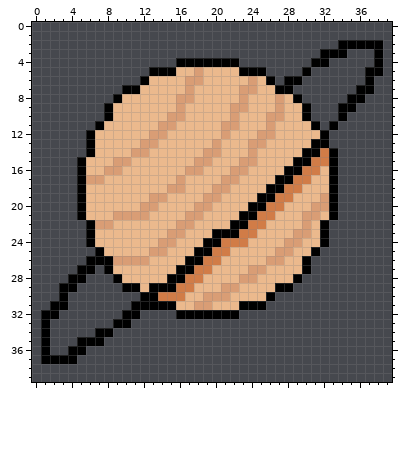
One commit to this pixel-art sprite: data/planet.png. The picture above is the old version.
The file is 40x40 pixels.
And afterwards:
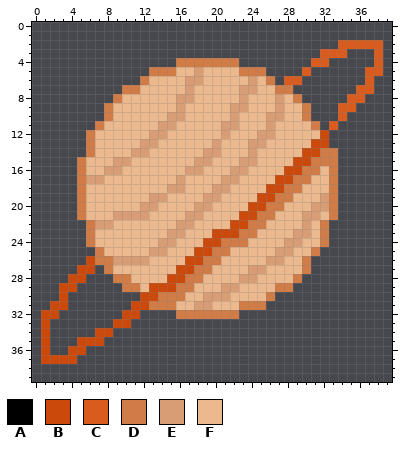
Palette (. is transparent): A #000000  B #cc490c  C #d95c1e  D #d17c47  E #d99d75  F #ebb98d
Edits made:
Changed rows in their new state; - is an unchanged pixel.
first column x 1:
 2 ---------------------------------CCCCC
 3 -------------------------------CCC---C
 4 ---------------DDDDDDD--------CC-----C
 5 ------------DDD-------DDD----C------CC
 6 -----------D-------------D-CC-------C-
 7 ---------DD---------------DD-------CC-
 8 --------D-------------------D-----CC--
 9 -------D---------------------D---CC---
10 -------D---------------------D---C----
11 ------D-----------------------D-C-----
12 -----D-------------------------B------
13 -----D------------------------BB------
14 -----D-----------------------BB-D-----
15 ----D-----------------------BB--D-----
16 ----D----------------------BB---D-----
17 ----D---------------------BB----D-----
18 ----D--------------------BB-----D-----
19 ----D-------------------BB------D-----
20 ----D------------------BB-------D-----
21 ----D-----------------BB--------D-----
22 -----D---------------BB--------D------
23 -----D-------------BBB---------D------
24 -----D------------BB-----------D------
25 ------D----------BB-----------D-------
26 -----BDD--------BB-----------D--------
27 ----BB-D-------BB------------D--------
28 ---BB---DD----BB------------D---------
29 --BB-----DD-BBB-----------DD----------
30 --B--------BB------------D------------
31 -BB-------BBDDD-------DDD-------------
32 BB-------BB----DDDDDDD----------------
33 B-------BB----------------------------
34 B-----BB------------------------------
35 B---BBB-------------------------------
36 B--BB---------------------------------
37 BBBB----------------------------------
Where, in picture pixels (left, top, right, bottom), the same in both pictures:
changed: (41, 40, 383, 364)
